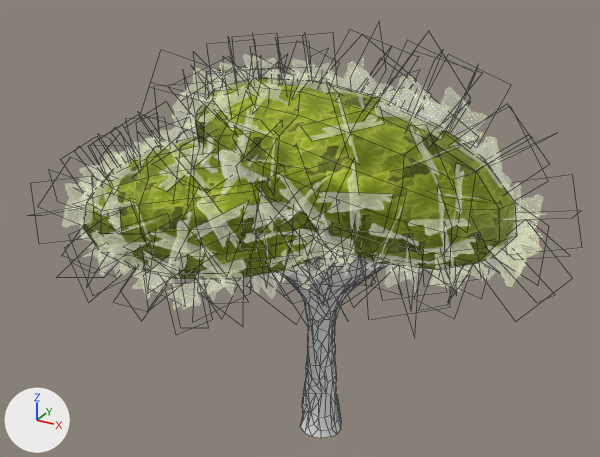
Renders of the FBX model Assets/Art/Environment/SM_Tree02.fbx from each side of a commit.
Camera for both pictures: a camera (50 mm lens) standing at (1.98, -3.88, 3.25) and looking at (-0.14, -0.02, 1.32). The lights are fixed; the arrows at lower left show +X, +Y and +Z. Mesh edges are drawn as thin lines.
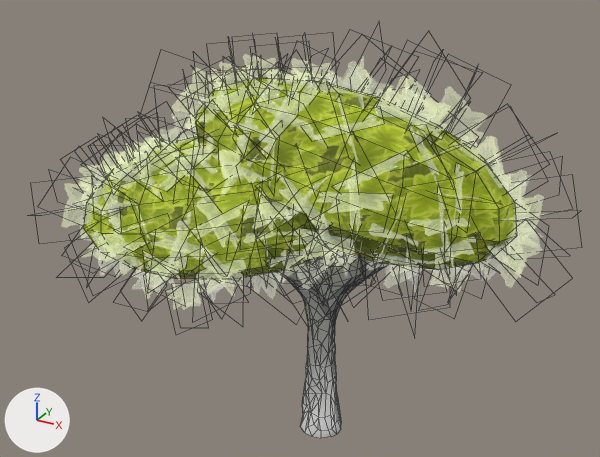
Where the newer file only moved an object's origin or applied its transform, the numbers keep the older frame.

What differs and where, as boxes (x1, y1, x2, y2) in the pictures (600 x 457 px):
part 1 of me_cube_004, added (green)
    after: (254, 80, 532, 214)
part 2 of me_cube_004, added (green)
    after: (113, 143, 180, 201)

Edits to the bpy script that builds the scene:
```text
Change me_cube_004:
    used by ob_cube_001; location = (0.0, 0.0, 0.898)
    remove me_cube_004.from_pydata(...)  # 1487 vertices, 1032 faces; spans x -1.73..1.4, y -0.97..0.84, z -0.93..1.62
    add me_cube_004.from_pydata(...)  # 1517 vertices, 1071 faces; spans x -1.73..1.4, y -0.97..0.84, z -0.93..1.62
    me_cube_004 part 1: 24 vertices added at x -0.21..1.3, y -0.8..0.54, z 0.57..1.57
    me_cube_004 part 2: 8 vertices added at x -1.0..-0.66, y -0.87..-0.37, z 0.67..1.14
```
